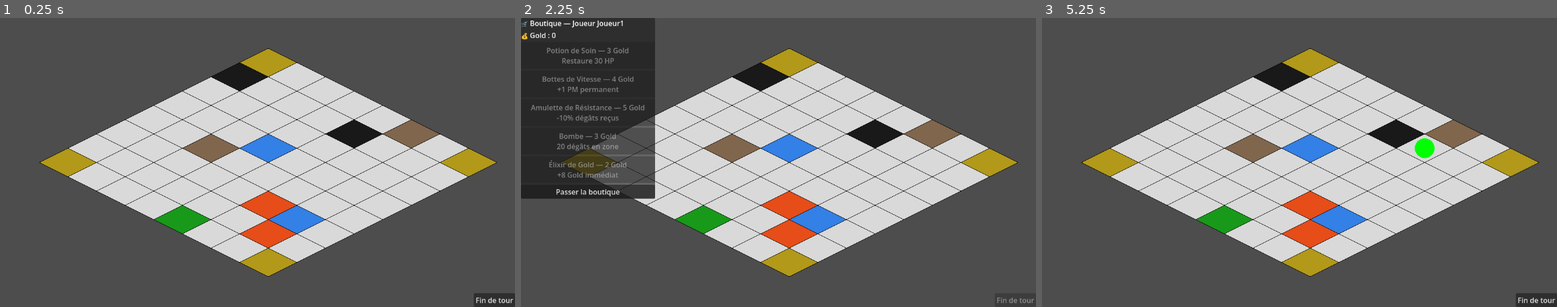
Above: before the commit, frames 1-3 (left to right).
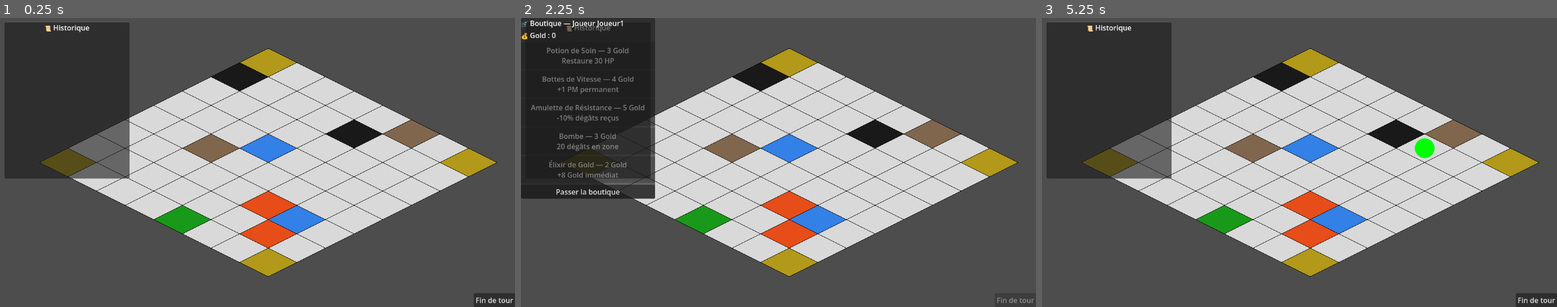
Above: after the commit, the same moments.

Repository: Brsa-Dev/ChessGame
Game: Godot game, scene res://main.tscn
The game is run twice, just before and just after one commit, with the same random seed, the same clock (stepped at 60 frames per second) and the same inputs.
Inputs (mouse positions are in pixels of both pictures, inside the frame that each line leads up to):
- Up to frame 1 (0.25 s): no input
- Up to frame 2 (2.25 s): click "Fin de tour" at 0.5 s; click "Fin de tour" at 1.25 s; click "Fin de tour" at 2 s
- Up to frame 3 (5.25 s): click "Passer la boutique" at 2.75 s; click "Passer la boutique" at 3.5 s; click "Passer la boutique" at 4.25 s; tap Enter at 5 s; move the mouse to (1412, 148) at 5.02 s; tap Q (sort_1) at 5.1 s; click (1412, 148) at 5.17 s

The runs differ from the first frame. In frame 1, 13% of the frame differs, in the area x 0-26%, y 1-56%; in frame 2, 1.9%; in frame 3, 13%.
Error after the commit: Attempt to call function 'add_child' in base 'null instance' on a null instance. (res://log_ui.gd:33)

Commit message:
KAN-10 fix: push Claude

Diff:
--- /dev/null
+++ b/chess-game/log_ui.gd
@@ -0,0 +1,39 @@
+# log_ui.gd
+# -----------------------------------------------
+# LOG UI — Historique des actions visible en jeu
+# Nœud enfant du CanvasLayer UI existant dans main.tscn
+# Appelé depuis main.gd via ajouter(message, couleur)
+# -----------------------------------------------
+extends PanelContainer
+
+# Nombre maximum de lignes affichées simultanément
+# Les plus anciens sont supprimés automatiquement
+const MAX_MESSAGES = 8
+
+# Couleurs par joueur — alignées avec COULEURS_JOUEURS dans renderer.gd
+const COULEUR_J1      = Color.YELLOW
+const COULEUR_J2      = Color.CYAN
+const COULEUR_J3      = Color.GREEN
+const COULEUR_SYSTEME = Color.WHITE  # Changements de tour, morts, boutique...
+
+@onready var conteneur_messages = $VBoxContainer/Messages
+
+# -----------------------------------------------
+# ajouter — appelé par main.gd à chaque action
+# message : texte à afficher
+# couleur  : couleur du texte
+# -----------------------------------------------
+func ajouter(message: String, couleur: Color = COULEUR_SYSTEME):
+	var label = Label.new()
+	label.text = message
+	label.autowrap_mode = TextServer.AUTOWRAP_WORD
+	label.add_theme_color_override("font_color", couleur)
+
+	# Message le plus récent EN HAUT
+	conteneur_messages.add_child(label)
+	conteneur_messages.move_child(label, 0)
+
+	# Supprime les messages excédentaires (les plus anciens = en bas)
+	while conteneur_messages.get_child_count() > MAX_MESSAGES:
+		var ancien = conteneur_messages.get_child(conteneur_messages.get_child_count() - 1)
+		ancien.queue_free()
--- /dev/null
+++ b/chess-game/log_ui.tscn
@@ -0,0 +1,21 @@
+[gd_scene format=3 uid="uid://dsa25x38tnxyk"]
+
+[ext_resource type="Script" uid="uid://6erbea1woia6" path="res://log_ui.gd" id="1_orixs"]
+
+[node name="LogUI" type="PanelContainer" unique_id=155916075]
+offset_left = 10.0
+offset_top = 10.0
+offset_right = 290.0
+offset_bottom = 360.0
+script = ExtResource("1_orixs")
+
+[node name="VBoxContainer" type="VBoxContainer" parent="." unique_id=1762505548]
+layout_mode = 2
+
+[node name="Titre" type="Label" parent="VBoxContainer" unique_id=120559792]
+layout_mode = 2
+text = "📜 Historique"
+horizontal_alignment = 1
+
+[node name="Message" type="VBoxContainer" parent="VBoxContainer" unique_id=1413889972]
+layout_mode = 2
--- a/chess-game/main.gd
+++ b/chess-game/main.gd
@@ -9,6 +9,7 @@
 @onready var bouton_fin_tour = $UI/BoutonFinTour
 @onready var shop_manager = $ShopManager
 @onready var shop_ui = $ShopUI
+@onready var log_ui = $UI/LogUI
 
 var joueur_selectionne: bool = false
 var sort_selectionne: int = -1
@@ -37,6 +38,20 @@
 	print("Main prêt !")
 
 # -----------------------------------------------
+# _log — raccourci pour envoyer un message au LogUI
+# Détermine automatiquement la couleur selon le joueur
+# joueur = null → message système (blanc)
+# -----------------------------------------------
+func _log(message: String, joueur: Node = null):
+	var couleur = log_ui.COULEUR_SYSTEME
+	if joueur == joueur1:
+		couleur = log_ui.COULEUR_J1
+	elif joueur == joueur2:
+		couleur = log_ui.COULEUR_J2
+	elif joueur == joueur3:
+		couleur = log_ui.COULEUR_J3
+	log_ui.ajouter(message, couleur)
+# -----------------------------------------------
 # Boutique
 # -----------------------------------------------
 func _on_phase_boutique(_numero_tour: int):
@@ -121,7 +136,7 @@
 			if not board.case_occupee(cell.x, cell.y):
 				board.occuper_case(cell.x, cell.y)
 				joueur_actif.placer(cell.x, cell.y)
-				print("Joueur placé en (", cell.x, ", ", cell.y, ")")
+				_log("📍 " + joueur_actif.name + " placé en (" + str(cell.x) + "," + str(cell.y) + ")", joueur_actif)
 			else:
 				print("Case déjà occupée !")
 
@@ -169,6 +184,7 @@
 				var cible = _get_joueur_en(cell.x, cell.y)
 				if joueur_actif.peut_attaquer(cell.x, cell.y):
 					joueur_actif.attaquer(cible)
+					_log("⚔️ " + joueur_actif.name + " attaque " + cible.name + " — " + str(joueur_actif.attaque_degats) + " dmg", joueur_actif)
 					joueur_selectionne = false
 				else:
 					if joueur_actif.a_attaque_ce_tour:
@@ -198,7 +214,7 @@
 					_verifier_pieges(joueur_actif)
 					board.occuper_case(joueur_actif.grid_x, joueur_actif.grid_y)
 					joueur_selectionne = false
-					print("Déplacé en (", cell.x, ", ", cell.y, ") — PM : ", joueur_actif.pm_actuels)
+					_log("🚶 " + joueur_actif.name + " → (" + str(cell.x) + "," + str(cell.y) + ") — PM : " + str(joueur_actif.pm_actuels), joueur_actif)
 				else:
 					print("Case occupée !")
 			else:
@@ -233,7 +249,7 @@
 			joueur_qui_finit.marque_cible = null
 			print("🎯 Marque expirée sans dégâts")
 
-	print("--- Tour du Joueur ", tour_manager.index_joueur_actif + 1, " ---")
+	_log("--- Tour de " + joueur_actif.name + " ---")
 	renderer.joueur_actif = joueur_actif
 	renderer.joueur_selectionne = false
 	renderer.queue_redraw()
@@ -328,6 +344,8 @@
 			board.plateau[cible_x][cible_y] = board.CaseType.MUR
 			print("🧱 Mur créé en (", cible_x, ",", cible_y, ")")
 			renderer.queue_redraw()
+			_log("🧱 " + joueur.name + " crée un Mur en (" + str(cible_x) + "," + str(cible_y) + ")", joueur)
+
 			return true
 		"guerrier_hache":
 			joueur.gold -= sort.cout_gold
@@ -339,6 +357,7 @@
 				cible.ajouter_dot("hache_empoisonnee", 5, 3)
 				joueur.gagner_gold_sur_degats(degats)
 				print("🪓 Hache Empoisonnée ! ", degats, " dmg + DoT")
+				_log("🪓 " + joueur.name + " — Hache : " + str(degats) + " dmg + DoT sur " + cible.name, joueur)
 			return true
 		"guerrier_bouclier":
 			if not cible:
@@ -354,13 +373,13 @@
 				cible.recevoir_degats(10)
 				joueur.gagner_gold_sur_degats(10)
 				print("💥 Impact mur ! +10 dmg")
-			print("🛡️ Bouclier ! ", degats, " dmg + repousse")
-			return true
+				_log("🛡️ " + joueur.name + " — Bouclier : " + str(degats) + " dmg + repousse " + cible.name, joueur)
 		"guerrier_rage":
 			joueur.gold -= sort.cout_gold
 			joueur.pm_actuels -= sort.cout_pm
 			sort.declencher_cooldown()
 			joueur.activer_rage()
+			_log("⚔️ " + joueur.name + " — Rage Berserker ! x2 attaque, +2 PM", joueur)
 			return true
 		# -----------------------------------------------
 		# SORT MAGE
@@ -374,6 +393,7 @@
 				cible.recevoir_degats(degats)
 				joueur.gagner_gold_sur_degats(degats)
 				print("🔥 Boule de Feu ! ", degats, " dmg")
+				_log("🔥 " + joueur.name + " — Boule de Feu : " + str(degats) + " dmg sur " + cible.name, joueur)
 			return true
 		"mage_gel":
 			if not cible:
@@ -383,6 +403,7 @@
 			sort.declencher_cooldown()
 			cible.tours_immobilise = 2
 			print("❄️ Gel ! ", cible.name, " immobilisé 2 tours")
+			_log("❄️ " + joueur.name + " — Gel : " + cible.name + " immobilisé 2 tours", joueur)
 			return true
 		"mage_meteore":
 			joueur.gold -= sort.cout_gold
@@ -406,6 +427,7 @@
 				j.attaque_portee = max(0, j.attaque_portee - 2)
 				joueur.gagner_gold_sur_degats(degats)
 				print("⚡ Tempête ! ", degats, " dmg sur ", j.name)
+				_log("⚡ " + joueur.name + " — Tempête Arcanique sur tous les ennemis !", joueur)
 			return true
 		# -----------------------------------------------
 		# SORT ARCHER
@@ -428,6 +450,7 @@
 			joueur.gagner_gold_sur_degats(degats)
 			joueur.a_attaque_ce_tour = true
 			print("🏹 Flèche Rebondissante ! ", degats, " dmg sur ", cible.name)
+
 			# Rebond — cherche ennemi dans rayon 2 cases autour de la CIBLE INITIALE
 			var rebond_cible = _trouver_rebond(joueur, cible)
 			if rebond_cible:
@@ -438,10 +461,12 @@
 					rebond_cible.recevoir_degats(degats_rebond)
 					joueur.gagner_gold_sur_degats(degats_rebond)
 					print("🏹 Rebond sur ", rebond_cible.name, " ! ", degats_rebond, " dmg")
+
 				else:
 					print("🏹 Rebond annulé — pas de ligne de vue")
 			else:
 				print("🏹 Aucun ennemi à ≤2 cases — pas de rebond")
+			_log("🏹 " + joueur.name + " — Flèche : " + str(degats) + " dmg sur " + cible.name, joueur)
 			return true
 		"archer_piege":
 			if cible:
@@ -456,6 +481,7 @@
 			sort.declencher_cooldown()
 			pieges_actifs.append({"x": cible_x, "y": cible_y, "poseur": joueur})
 			print("🪤 Piège posé en (", cible_x, ",", cible_y, ") — invisible !")
+			_log("🪤 " + joueur.name + " pose un Piège en (" + str(cible_x) + "," + str(cible_y) + ")", joueur)
 			return true
 		"archer_tir_cible":
 			if not cible:
@@ -472,6 +498,7 @@
 			cible.recevoir_degats(degats)
 			joueur.gagner_gold_sur_degats(degats)
 			print("🏹 Tir Ciblé", " (forêt)" if cible_sur_foret else "", " ! ", degats, " dmg")
+			_log("🏹 " + joueur.name + " — Tir Ciblé : " + str(degats) + " dmg sur " + cible.name, joueur)
 			return true
 		"archer_pluie":
 			joueur.gold -= sort.cout_gold
@@ -498,6 +525,7 @@
 			forets_temporaires.append({"cases": cases_transformees, "tours_restants": 3})
 			renderer.queue_redraw()
 			print("🌲 Pluie de Flèches ! ", cases_transformees.size(), " case(s) → Forêt")
+			_log("🏹 " + joueur.name + " — Pluie de Flèches en (" + str(cible_x) + "," + str(cible_y) + ")", joueur)
 			return true
 		# -----------------------------------------------
 		# SORT FRIPON
@@ -543,6 +571,7 @@
 			_appliquer_effet_case(joueur)
 			print("🗡️ Ruée — repositionné en (", case_arrivee.x, ",", case_arrivee.y, ")")
 			renderer.queue_redraw()
+			_log("🗡️ " + joueur.name + " — Ruée vers (" + str(case_arrivee.x) + "," + str(case_arrivee.y) + ")", joueur)
 			return true
 		"fripon_derobade":
 			# -----------------------------------------------
@@ -569,6 +598,7 @@
 			joueur.marque_cible = cible
 			joueur.marque_tours_restants = 3   # Tours 2 et 3 = déclenchables, Tour 4 = expiration
 			print("🎯 Marque posée sur ", cible.name, " — 3 tours avant expiration (Touches : Z pour exploser)")
+			_log("🎯 " + joueur.name + " marque " + cible.name + " — expire dans 3 tours", joueur)
 			return true
 		"fripon_lame":
 			# Pas de cible — s'active sur soi-même
@@ -576,6 +606,7 @@
 			sort.declencher_cooldown()
 			joueur.lame_active = true
 			print("☠️ Lame Empoisonnée activée — prochaine attaque : +10 dmg + DoT")
+			_log("☠️ " + joueur.name + " — Lame Empoisonnée activée", joueur)
 			return true
 		"fripon_frenesie":
 			joueur.gold       -= sort.cout_gold
@@ -583,6 +614,7 @@
 			sort.declencher_cooldown()
 			joueur.frenesie_active = true
 			print("🔥 Frénésie ! Attaques illimitées à 0 PM jusqu'à fin de tour")
+			_log("🔥 " + joueur.name + " — Frénésie ! Attaques à 0 PM ce tour", joueur)
 			return true
 	return false
 
@@ -786,7 +818,6 @@
 	if not fripon.ruee_disponible and fripon.attaques_depuis_ruee >= 3:
 		fripon.ruee_disponible = true
 		print("🗡️ Ruée déverrouillée via explosion Dérobade !")
-
 	renderer.queue_redraw()
 
 func _get_joueur_en(x: int, y: int) -> Node:
@@ -797,4 +828,5 @@
 
 func _on_joueur_mort(joueur: Node):
 	board.liberer_case(joueur.grid_x, joueur.grid_y)
+	_log("💀 " + joueur.name + " est éliminé !")  # blanc = système
 	renderer.queue_redraw()
--- a/chess-game/main.tscn
+++ b/chess-game/main.tscn
@@ -9,6 +9,7 @@
 [ext_resource type="Script" uid="uid://dwdhc37i2tort" path="res://tour_manager.gd" id="5_lquwl"]
 [ext_resource type="Script" uid="uid://gmarcgm6a54i" path="res://shop_manager.gd" id="6_272bh"]
 [ext_resource type="PackedScene" uid="uid://mbe0rw1qqi34" path="res://shop_ui.tscn" id="7_5vw27"]
+[ext_resource type="PackedScene" uid="uid://dsa25x38tnxyk" path="res://log_ui.tscn" id="8_4c57u"]
 
 [node name="Main" type="Node2D" unique_id=572728295]
 script = ExtResource("1_ig7tw")
@@ -49,6 +50,8 @@
 grow_vertical = 0
 text = "Fin de tour"
 
+[node name="LogUI" parent="UI" unique_id=155916075 instance=ExtResource("8_4c57u")]
+
 [node name="ShopManager" type="Node" parent="." unique_id=1214474715]
 script = ExtResource("6_272bh")
 
Not shown, added: chess-game/log_ui.gd.uid
